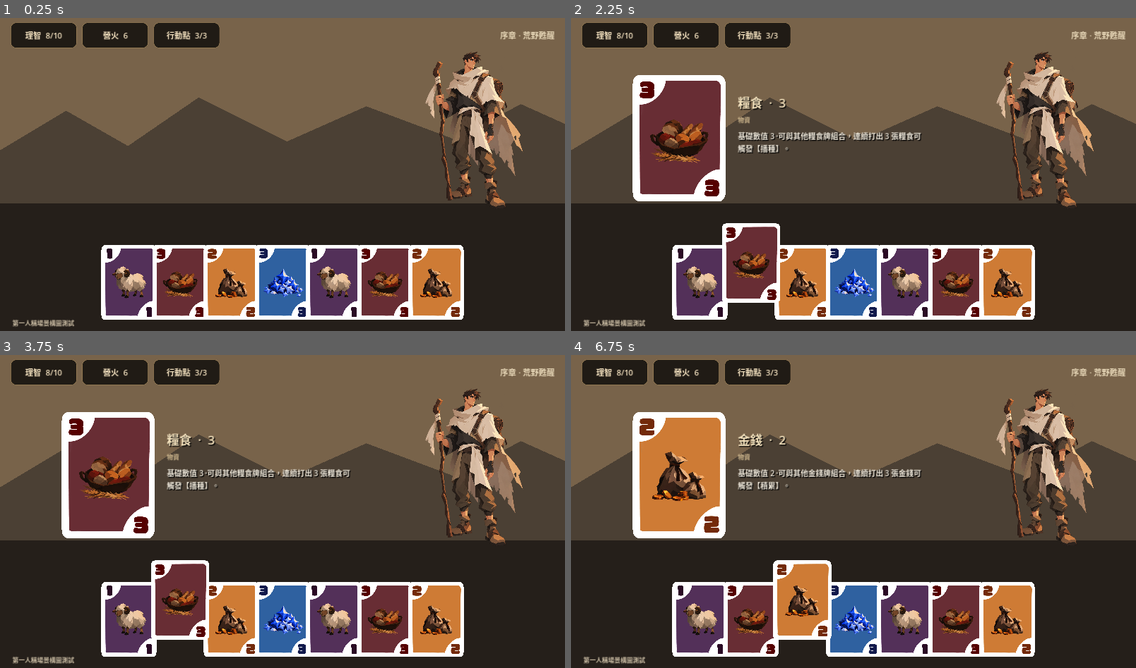
Above: before the commit, frames 1-4 (two rows, left to right).
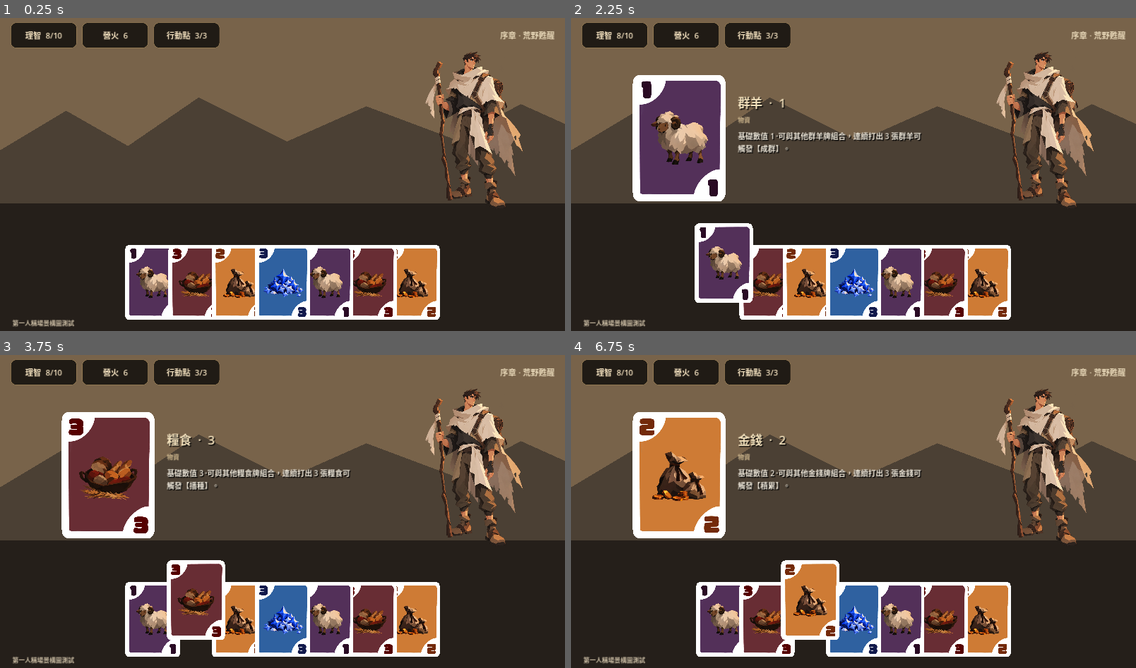
Above: after the commit, the same moments.

Repository: Timothy1007/shepherd
Game: Godot game, scene res://scenes/main.tscn
Same seed, same stepped clock (60 frames per second), same inputs: the game is played once before the commit and once after it.
Inputs (mouse positions are in pixels of both pictures, inside the frame that each line leads up to):
- Up to frame 1 (0.25 s): no input
- Up to frame 2 (2.25 s): click (700, 284) at 0.52 s; click (700, 262) at 1.27 s; click (723, 284) at 2.02 s
- Up to frame 3 (3.75 s): click (152, 599) at 2.77 s; click (180, 621) at 3.52 s
- Up to frame 4 (6.75 s): click (751, 599) at 4.27 s; click (768, 621) at 5.02 s; click (768, 599) at 5.77 s; click (802, 621) at 6.52 s

The runs differ from the first frame. In frame 1, 7.9% of the frame differs, in the area x 17-83%, y 72-97%; in frame 2, 15%, in the area x 12-83%, y 20-97%; in frame 3, 8.6%; in frame 4, 8.6%.

Commit message:
ui: rebuild hand stacking and hover layers

Diff:
--- a/godot/scripts/main.gd
+++ b/godot/scripts/main.gd
@@ -18,6 +18,7 @@
 var selected_card: TextureButton
 var card_home := {}
 var card_tweens := {}
+var hand_cards_nodes: Array[TextureButton] = []
 var inspector: Control
 var inspector_card: TextureRect
 var inspector_text: VBoxContainer
@@ -57,11 +58,19 @@
 	var portrait=TextureRect.new(); portrait.texture=load("res://assets/characters/character-wanderer-v1-transparent.png") …(263 unchanged characters)…
 
 
-	var hand=HBoxContainer.new(); hand.position=Vector2(65,525); hand.size=Vector2(1150,180); hand.alignment=BoxContainer.ALIGNMENT_CENTER; hand.add_theme_constant_override("separation",-14); add_child(hand)
-	for item in hand_cards:
-		var slot=Control.new(); slot.custom_minimum_size=CARD_SIZE
-		var card=TextureButton.new(); card.size=CARD_SIZE; card.ignore_texture_size=true; card.stretch_mode=TextureButton.STRETCH_KEEP_ASPECT_CENTERED; card.texture_normal=load(item[2]); card.material=_rounded_card_material(0.065); slot.add_child(card); hand.add_child(slot)
-		card_home[card]=Vector2.ZERO
+	var hand=Control.new(); hand.position=Vector2(0,525); hand.size=Vector2(1280,180); hand.mouse_filter=Control.MOUSE_FILTER_PASS; add_child(hand)
+	var count: int = hand_cards.size()
+	var overlap: float = 32.0
+	var step: float = CARD_SIZE.x - overlap
+	var total_width: float = CARD_SIZE.x + step * float(count - 1)
+	var start_x: float = (1280.0 - total_width) * 0.5
+	var center: float = float(count - 1) * 0.5
+	for i in range(count):
+		var item: Array = hand_cards[i]
+		var card=TextureButton.new(); card.size=CARD_SIZE; card.position=Vector2(start_x + step * float(i), 0); card.ignore_texture_size=true; card.stretch_mode=TextureButton.STRETCH_KEEP_ASPECT_CENTERED; card.texture_normal=load(item[2]); card.material=_rounded_card_material(0.065); hand.add_child(card)
+		card_home[card]=card.position
+		hand_cards_nodes.append(card)
+		card.z_index = int(100.0 - abs(float(i) - center) * 10.0)
 		card.mouse_entered.connect(func(c=card): _hover_card(c, true))
 		card.mouse_exited.connect(func(c=card): _hover_card(c, false))
 		card.pressed.connect(func(c=card, data=item): _select_card(c, data))
@@ -96,17 +105,25 @@
 func _hover_card(card: TextureButton, hovering: bool) -> void:
 	if card == selected_card:
 		return
-	_tween_card(card, Vector2(0, HOVER_Y if hovering else 0), Vector2.ONE if not hovering else Vector2(1.025,1.025))
+	var home: Vector2 = card_home[card]
+	if hovering:
+		card.z_index=500
+		_tween_card(card, home + Vector2(0,HOVER_Y), Vector2(1.025,1.025))
+	else:
+		_restore_card_layer(card)
+		_tween_card(card, home, Vector2.ONE)
 
 func _select_card(card: TextureButton, data: Array) -> void:
 	if selected_card == card:
 		_close_inspector()
 		return
 	if selected_card:
-		_tween_card(selected_card, Vector2.ZERO, Vector2.ONE)
+		var previous: TextureButton = selected_card
+		_restore_card_layer(previous)
+		_tween_card(previous, card_home[previous], Vector2.ONE)
 	selected_card=card
-	card.z_index=20
-	_tween_card(card, Vector2(0, SELECT_Y), Vector2(1.06,1.06))
+	card.z_index=1000
+	_tween_card(card, card_home[card] + Vector2(0,SELECT_Y), Vector2(1.06,1.06))
 	_show_inspector(data)
 
 func _show_inspector(data: Array) -> void:
@@ -130,9 +147,17 @@
 	if selected_card:
 		var old=selected_card
 		selected_card=null
-		old.z_index=0
-		_tween_card(old,Vector2.ZERO,Vector2.ONE)
+		_restore_card_layer(old)
+		_tween_card(old,card_home[old],Vector2.ONE)
 	inspector.visible=false
+
+func _restore_card_layer(card: TextureButton) -> void:
+	var index: int = hand_cards_nodes.find(card)
+	if index < 0:
+		card.z_index=0
+		return
+	var center: float = float(hand_cards_nodes.size() - 1) * 0.5
+	card.z_index=int(100.0 - abs(float(index) - center) * 10.0)
 
 func _tween_card(card: TextureButton, target_pos: Vector2, target_scale: Vector2) -> void:
 	if card_tweens.has(card) and is_instance_valid(card_tweens[card]):
